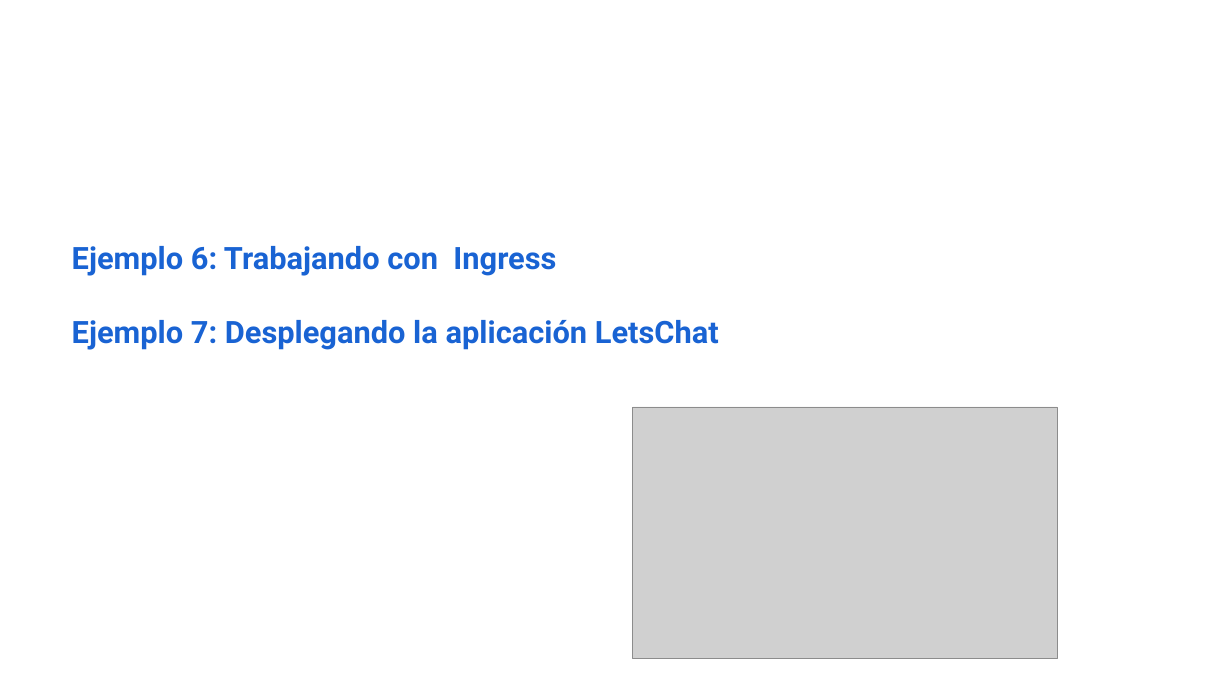
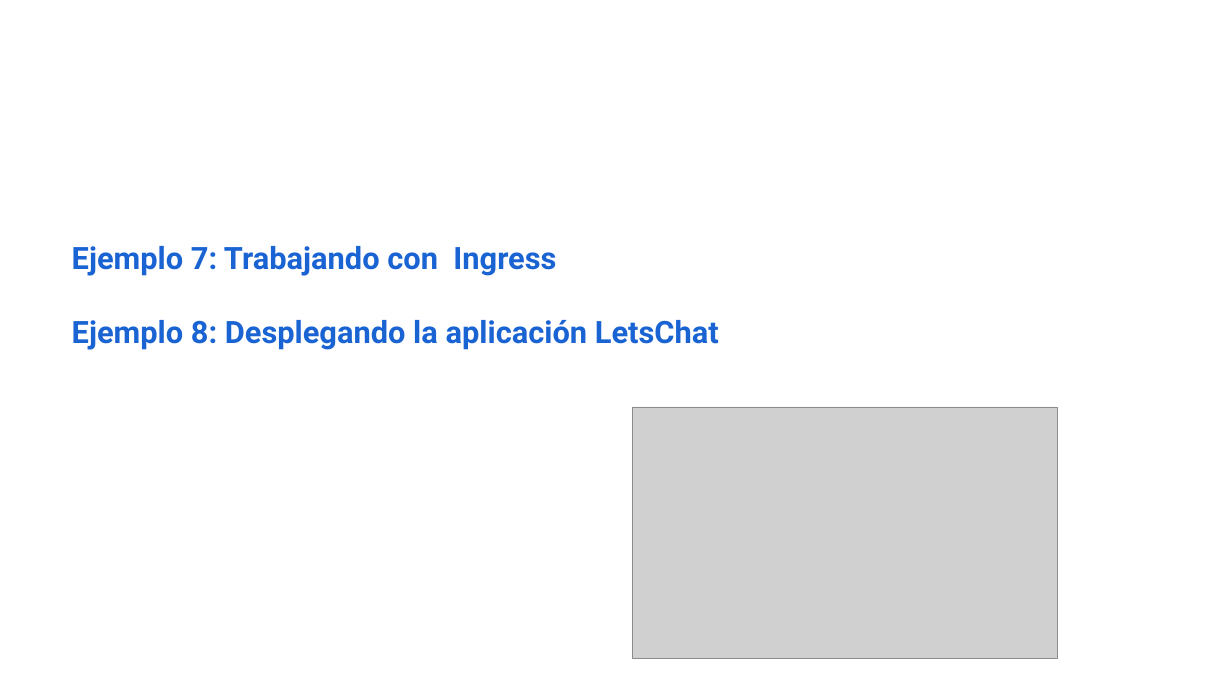
Before and after one commit to iesgn/kubernetes-storm, a slide deck: slide 12 of unidad3/presentacion_unidad3.odp. Drawn at 1232x693 pixels with LibreOffice and Linux fonts; fonts in the diff are those of the drawing; grey boxes stand for pictures. Boxes give left, top, right and bottom in pixels: in the first picture for what was removed or moved away, otherwise in the second. Text is boxed around its words. In the diff, an @@ line names an element or a change of style, - is before the commit and + after.

```diff
--- a/unidad3/presentacion_unidad3.odp
+++ b/unidad3/presentacion_unidad3.odp
@@ text at (x1=72, y1=246, x2=719, y2=350): text changed @@
-Ejemplo 6: Trabajando con Ingress
-Ejemplo 7: Desplegando la aplicación LetsChat
+Ejemplo 7: Trabajando con Ingress
+Ejemplo 8: Desplegando la aplicación LetsChat
```
Also in this commit, not shown: 1 other file.
